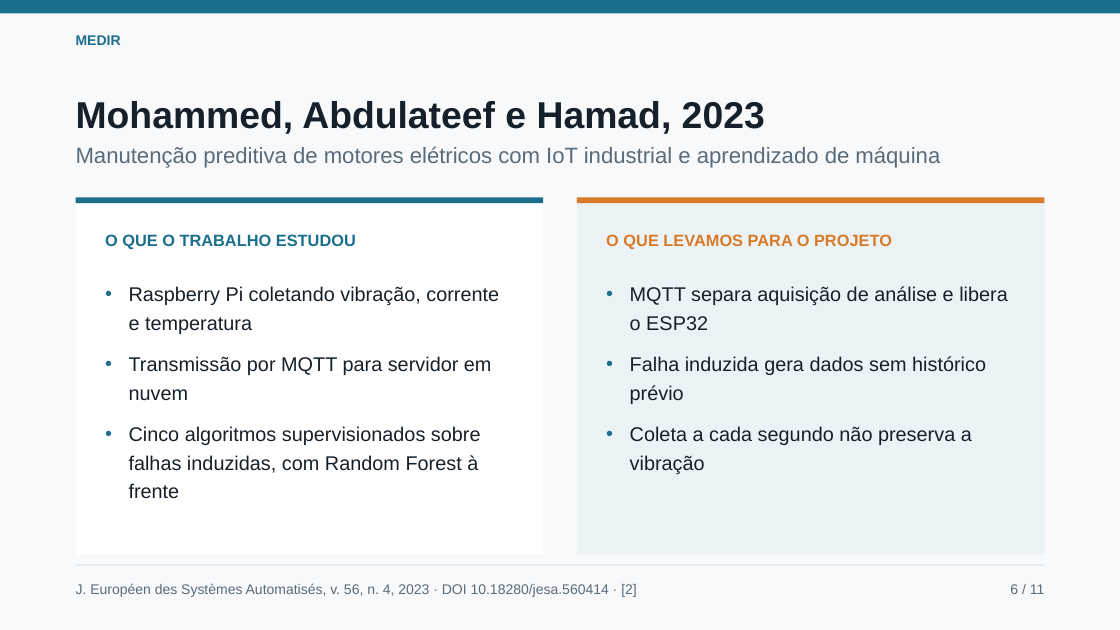
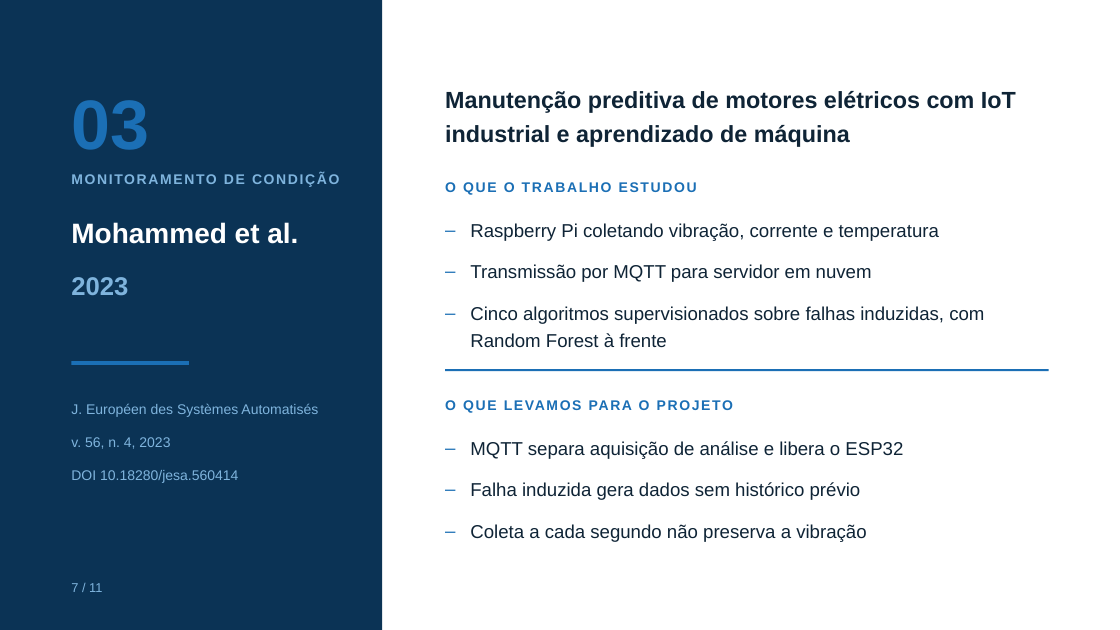
Before and after one commit to whirtex/embedded-system, a slide deck: slide 7 of predictive-maintenance/seminario-1-trabalhos-relacionados.pptx (slide 6 before the commit). Drawn at 1120x630 pixels with LibreOffice and Linux fonts; fonts in the diff are those of the drawing. Boxes give left, top, right and bottom in pixels: in the first picture for what was removed or moved away, otherwise in the second. Text is boxed around its words. In the diff, an @@ line names an element or a change of style, - is before the commit and + after.

```diff
--- a/predictive-maintenance/seminario-1-trabalhos-relacionados.pptx
+++ b/predictive-maintenance/seminario-1-trabalhos-relacionados.pptx
@@ rectangle removed at [0, 0, 1120, 630] @@
@@ rectangle removed at [0, 0, 1120, 13] @@
@@ rectangle added at [0, 0, 382, 630], fill #0B3355 @@
@@ text removed at [76, 35, 121, 45] @@
-MEDIR
@@ text "Manutenção preditiva de motores elétricos ...": place and size @@
-text "Manutenção preditiva de motores elétricos ..." at [76, 146, 940, 168]
+text "Manutenção preditiva de motores elétricos ..." at [445, 91, 1016, 147]
@@ text "Manutenção preditiva de motores elétricos ..." at [445, 91, 1016, 147]: size 19 to 20 pt, text colour #5A6B7A to #0F2436, bold on @@
@@ text added at [71, 100, 149, 150], 60 pt, text #1B6FB5, bold @@
+03
@@ text removed at [76, 101, 765, 134] @@
-Mohammed, Abdulateef e Hamad, 2023
@@ text added at [692, 91, 719, 109], 12 pt, text #7FB4DD, bold @@
+MONITORAMENTO DE CONDIÇÃO
@@ text "O QUE O TRABALHO ESTUDOU": place and size @@
-text "O QUE O TRABALHO ESTUDOU" at [105, 234, 356, 249]
+text "O QUE O TRABALHO ESTUDOU" at [445, 182, 697, 195]
@@ text "O QUE O TRABALHO ESTUDOU" at [445, 182, 697, 195]: size 14 to 12 pt, text colour #1B6E8C to #1B6FB5, letter spacing 0 to 1.4 pt @@
@@ rectangle removed at [76, 197, 544, 555] @@
@@ rectangle removed at [76, 197, 544, 203] @@
@@ rectangle removed at [577, 197, 1045, 555] @@
@@ rectangle removed at [577, 197, 1045, 203] @@
@@ text added at [71, 222, 298, 244], 24 pt, text #FFFFFF, bold @@
+Mohammed et al.
@@ text "Raspberry Pi coletando vibração, corrente ..." at [470, 223, 984, 348]: size 17 to 16 pt, text colour #16202A to #0F2436; bullet • to –; line spacing 1.2 to 1.22; bullet colour #1B6E8C to #1B6FB5; more space between paragraphs @@
@@ text "Raspberry Pi coletando vibração, corrente ...": place and size @@
-text "Raspberry Pi coletando vibração, corrente ..." at [129, 286, 499, 499]
+text "Raspberry Pi coletando vibração, corrente ..." at [470, 223, 984, 348]
@@ text added at [71, 277, 128, 295], 22 pt, text #7FB4DD, bold @@
+2023
@@ rectangle added at [71, 361, 189, 365], fill #1B6FB5 @@
@@ rectangle added at [445, 369, 1049, 371], fill #1B6FB5 @@
@@ text at [71, 404, 318, 483]: text changed; text colour #5A6B7A to #7FB4DD @@
-J. Européen des Systèmes Automatisés, v. 56, n. 4, 2023 · DOI 10.18280/jesa.560414 · [2]
+J. Européen des Systèmes Automatisés
+v. 56, n. 4, 2023
+DOI 10.18280/jesa.560414
@@ text "O QUE LEVAMOS PARA O ...": place and size @@
-text "O QUE LEVAMOS PARA O ..." at [606, 234, 892, 249]
+text "O QUE LEVAMOS PARA O ..." at [445, 400, 571, 410]
@@ text "O QUE LEVAMOS PARA O ..." at [445, 400, 571, 410]: size 14 to 12 pt, text colour #D97A28 to #1B6FB5, letter spacing 0 to 1.4 pt @@
@@ text "MQTT separa aquisição de análise ...": place and size @@
-text "MQTT separa aquisição de análise ..." at [630, 286, 1008, 474]
+text "MQTT separa aquisição de análise ..." at [470, 441, 903, 542]
@@ text "MQTT separa aquisição de análise ..." at [470, 441, 903, 542]: size 17 to 16 pt, text colour #16202A to #0F2436; bullet • to –; line spacing 1.2 to 1.22; bullet colour #1B6E8C to #1B6FB5; more space between paragraphs @@
@@ rectangle removed at [76, 565, 1044, 565] @@
@@ text added at [71, 583, 102, 592], 11 pt, text #7FB4DD @@
+7 / 11
@@ text removed at [1010, 584, 1045, 594] @@
-6 / 11
```
Also in this commit, not shown: 7 other slides changed, 3 slides added, 3 slides removed, 1 other file.
